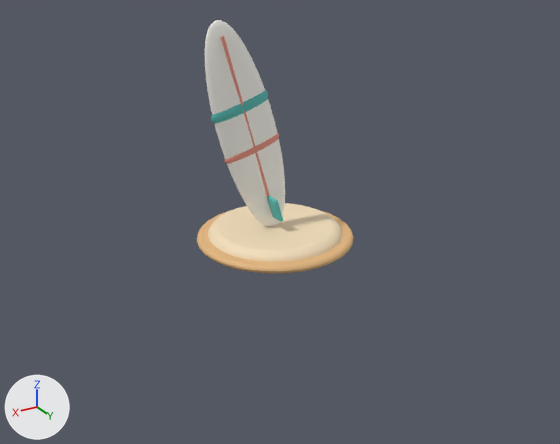
Two versions of the glTF model public/pm3d/assets/prop_surfboard.glb, one commit apart.
Both versions are drawn from a camera (50 mm lens) standing at (4.39, 7.42, 3.93) and looking at (0.6, 1.11, 0.77). Lighting does not change. The marker at lower left points along +X, +Y and +Z. The picture after the commit comes second. Where no turn or scale is listed for an object, it has been applied to the vertices. Vertices at exactly the same position are counted once.

In view in the first picture: 'board', 'fin', 'mound', 'mound_base', 'stringer', 'stripe_a', 'stripe_b'.
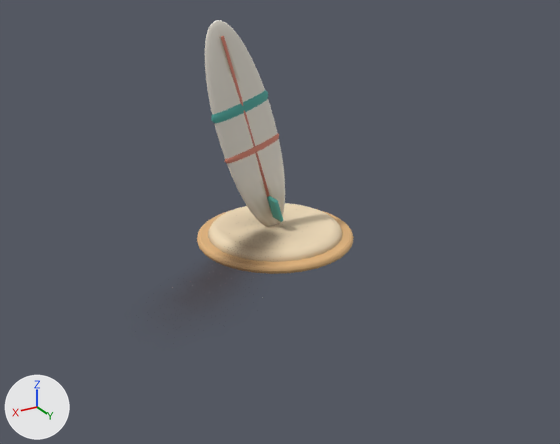
Where the change shows, as pixel boxes [x1, y1, x2, y2] in the pictures (560 x 444 px):
'board', recoloured
    both: [205, 20, 285, 227]
'mound', recoloured
    both: [208, 203, 343, 262]
'stripe_a', recoloured
    both: [211, 90, 268, 124]
'baked_shadow', added (brown)
    after: [223, 233, 272, 270]
'stringer', recoloured
    both: [221, 36, 270, 197]
'stripe_b', recoloured
    both: [224, 133, 279, 164]
'fin', recoloured (darker)
    both: [267, 196, 283, 222]

The change, as a list of edits to the scene's bpy script:
```text
Change mat_m_fffdf5:
    where n0 = _N.new('ShaderNodeBsdfPrincipled'); n0.name = 'Principled BSDF'
    remove n0.inputs[0].default_value = (1.0, 0.982, 0.913, 1.0)  # 'Base Color', white #fffdf5
    add n2 = _N.new('ShaderNodeMix'); n2.name = 'Mix'
    add n2.data_type = 'RGBA'
    add n2.blend_type = 'MULTIPLY'
    add n2.inputs[0].default_value = 1.0  # 'Factor'
    add n2.inputs[7].default_value = (1.0, 0.982, 0.913, 1.0)  # 'B', white #fffdf5
    add n3 = _N.new('ShaderNodeVertexColor'); n3.name = 'Color Attribute'
    add _L.new(n2.outputs[2], n0.inputs[0])  # 'Result' to 'Base Color'
    add _L.new(n3.outputs[0], n2.inputs[6])  # 'Color' to 'A'
Change mat_m_58bdb6:
    where n0 = _N.new('ShaderNodeBsdfPrincipled'); n0.name = 'Principled BSDF'
    remove n0.inputs[0].default_value = (0.0976, 0.509, 0.468, 1.0)  # 'Base Color', cyan #58bdb6
    add n2 = _N.new('ShaderNodeMix'); n2.name = 'Mix'
    add n2.data_type = 'RGBA'
    add n2.blend_type = 'MULTIPLY'
    add n2.inputs[0].default_value = 1.0  # 'Factor'
    add n2.inputs[7].default_value = (0.0976, 0.509, 0.468, 1.0)  # 'B', cyan #58bdb6
    add n3 = _N.new('ShaderNodeVertexColor'); n3.name = 'Color Attribute'
    add _L.new(n2.outputs[2], n0.inputs[0])  # 'Result' to 'Base Color'
    add _L.new(n3.outputs[0], n2.inputs[6])  # 'Color' to 'A'
Change mat_m_f4dfbc:
    where n0 = _N.new('ShaderNodeBsdfPrincipled'); n0.name = 'Principled BSDF'
    remove n0.inputs[0].default_value = (0.905, 0.738, 0.503, 1.0)  # 'Base Color', beige #f4dfbc
    add n2 = _N.new('ShaderNodeMix'); n2.name = 'Mix'
    add n2.data_type = 'RGBA'
    add n2.blend_type = 'MULTIPLY'
    add n2.inputs[0].default_value = 1.0  # 'Factor'
    add n2.inputs[7].default_value = (0.905, 0.738, 0.503, 1.0)  # 'B', beige #f4dfbc
    add n3 = _N.new('ShaderNodeVertexColor'); n3.name = 'Color Attribute'
    add _L.new(n2.outputs[2], n0.inputs[0])  # 'Result' to 'Base Color'
    add _L.new(n3.outputs[0], n2.inputs[6])  # 'Color' to 'A'
Change mat_m_e4b77f:
    where n0 = _N.new('ShaderNodeBsdfPrincipled'); n0.name = 'Principled BSDF'
    remove n0.inputs[0].default_value = (0.776, 0.474, 0.212, 1.0)  # 'Base Color', beige #e4b77f
    add n2 = _N.new('ShaderNodeMix'); n2.name = 'Mix'
    add n2.data_type = 'RGBA'
    add n2.blend_type = 'MULTIPLY'
    add n2.inputs[0].default_value = 1.0  # 'Factor'
    add n2.inputs[7].default_value = (0.776, 0.474, 0.212, 1.0)  # 'B', beige #e4b77f
    add n3 = _N.new('ShaderNodeVertexColor'); n3.name = 'Color Attribute'
    add _L.new(n2.outputs[2], n0.inputs[0])  # 'Result' to 'Base Color'
    add _L.new(n3.outputs[0], n2.inputs[6])  # 'Color' to 'A'
Change mat_m_ed9682:
    where n0 = _N.new('ShaderNodeBsdfPrincipled'); n0.name = 'Principled BSDF'
    remove n0.inputs[0].default_value = (0.847, 0.305, 0.223, 1.0)  # 'Base Color', pink #ed9682
    add n2 = _N.new('ShaderNodeMix'); n2.name = 'Mix'
    add n2.data_type = 'RGBA'
    add n2.blend_type = 'MULTIPLY'
    add n2.inputs[0].default_value = 1.0  # 'Factor'
    add n2.inputs[7].default_value = (0.847, 0.305, 0.223, 1.0)  # 'B', pink #ed9682
    add n3 = _N.new('ShaderNodeVertexColor'); n3.name = 'Color Attribute'
    add _L.new(n2.outputs[2], n0.inputs[0])  # 'Result' to 'Base Color'
    add _L.new(n3.outputs[0], n2.inputs[6])  # 'Color' to 'A'
Change me_board:
    where me_board.from_pydata(...)  # 610 vertices, 1216 faces; spans x -0.5..0.5, y -0.07..0.07, z -1.25..1.25
    me_board part 1: vertex colours changed
Change me_mound:
    where me_mound.from_pydata(...)  # 320 vertices, 636 faces; spans x -0.82..0.82, y -0.82..0.82, z -0.1..0.1
    me_mound part 2: vertex colours changed
Change me_mound_base:
    where me_mound_base.from_pydata(...)  # 288 vertices, 572 faces; spans x -0.95..0.95, y -0.95..0.95, z -0.05..0.05
    me_mound_base part 3: vertex colours changed
Change me_stripe_a:
    where me_stripe_a.from_pydata(...)  # 218 vertices, 432 faces; spans x -0.358..0.358, y -0.079..0.079, z -0.185..0.185
    me_stripe_a part 4: vertex colours changed
Add ob_baked_shadow:
    ob_baked_shadow = bpy.data.objects.new('baked_shadow', me_baked_shadow)  # 4 vertices, 2 faces; spans x -1.3..2.65, y -1.3..2.87, z 0.21; in mat_baked_shadow (picture img_prop_surfboard)
    ob_baked_shadow.location = (0.0, 0.0, 0.0)
```
